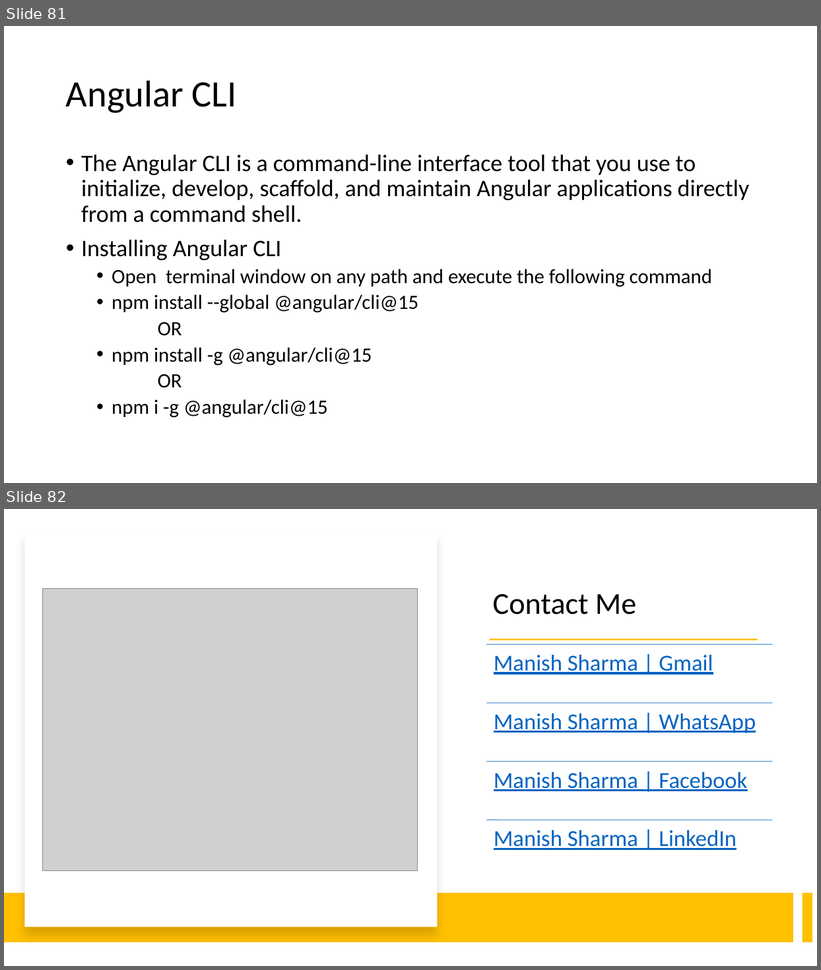
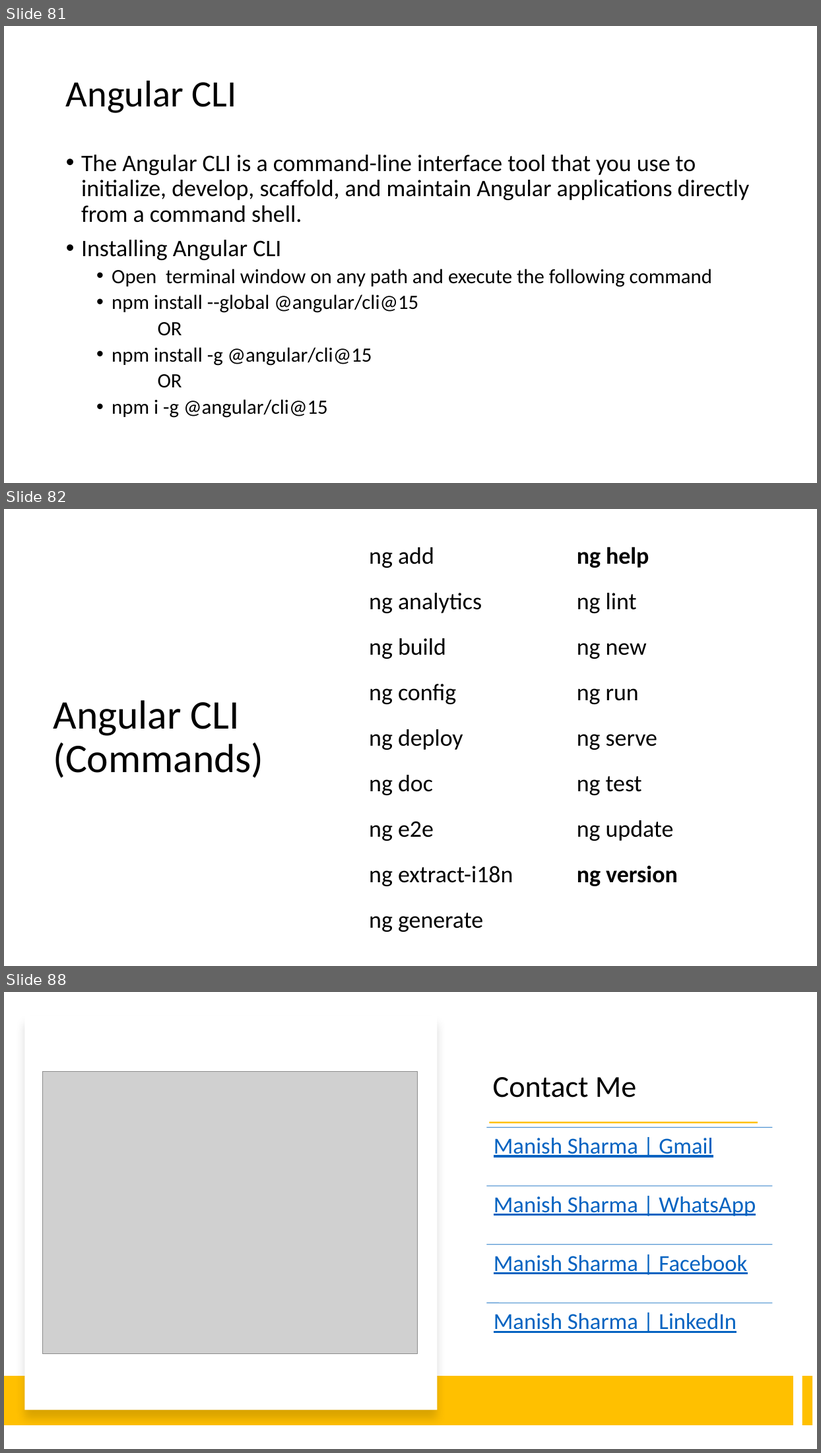
Before and after one commit to explore-with-manish/BFL_Byte_Jul23, a slide deck: Ng-Byte.pptx. Shown one above the other, each under a label of ours: slides 81 and 82 before the commit, slides 81, 82 and 88 after it; the slides between them are not shown. The pictures are 821x970 and 821x1453 pixels, drawn with LibreOffice and Linux fonts; fonts in the diff are those of the drawing; grey boxes stand for pictures. Boxes give left, top, right and bottom in pixels: in the first picture for what was removed or moved away, otherwise in the second. Text is boxed around its words. In the diff, an @@ line names an element or a change of style, - is before the commit and + after.

```diff
--- a/Ng-Byte.pptx
+++ b/Ng-Byte.pptx
@@ slide 82 added at (4, 509, 817, 966), background #FFFFFF @@
@@ table added at (368, 533, 763, 943), 9 rows, 2 columns @@
+ng add | ng help
+ng analytics | ng lint
+ng build | ng new
+ng config | ng run
+ng deploy | ng serve
+ng doc | ng test
+ng e2e | ng update
+ng extract-i18n | ng version
+ng generate | 
@@ title added at (53, 700, 263, 778), 48 pt, text #000000 @@
+Angular CLI (Commands)
@@ what was slide 82 is now slide 88 @@
```
Also in this commit, not shown: 5 other slides added, 24 other files.
